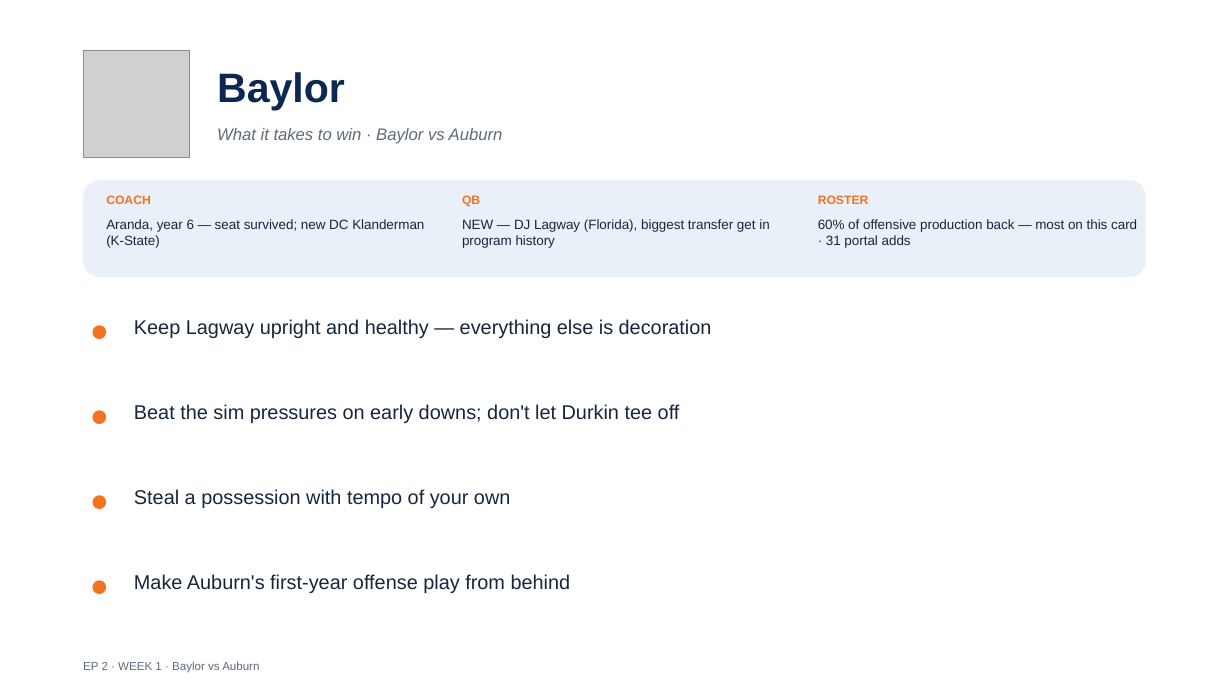
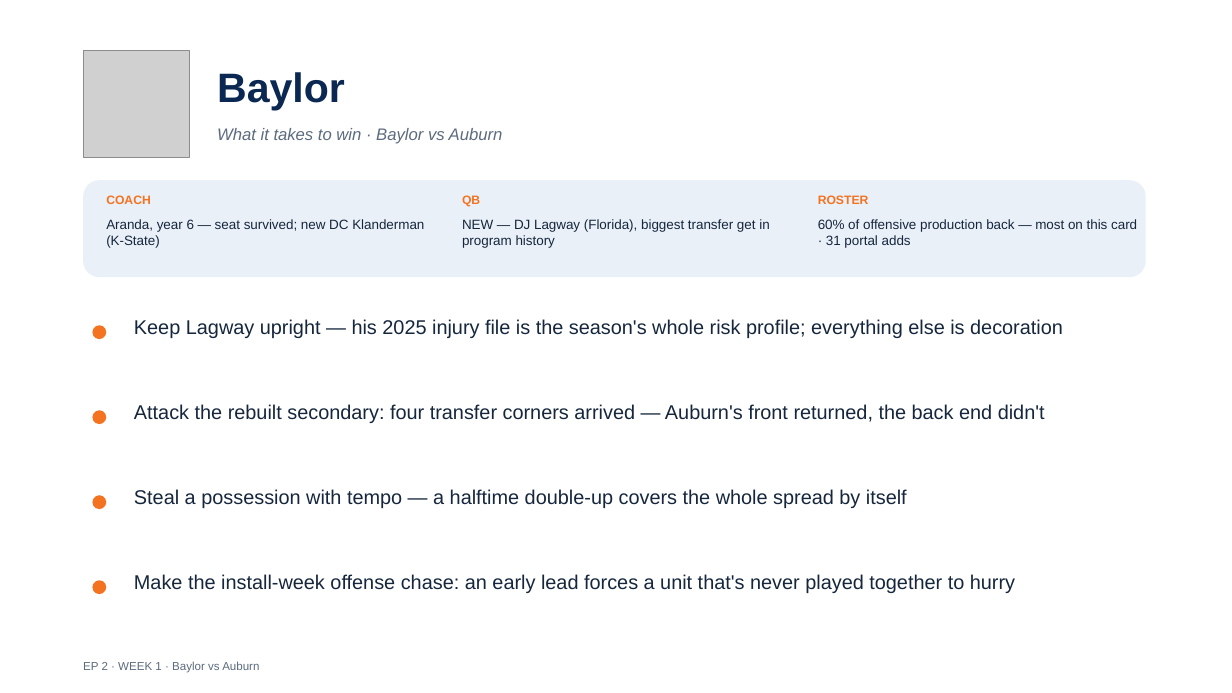
Before and after one commit to lucasalvarezflorida-lab/ncaa-fbs-analytics, a slide deck: slide 4 of decks/2026_Week1_Episode2.pptx. Drawn at 1232x693 pixels with LibreOffice and Linux fonts; fonts in the diff are those of the drawing; grey boxes stand for pictures. Boxes give left, top, right and bottom in pixels: in the first picture for what was removed or moved away, otherwise in the second. Text is boxed around its words. In the diff, an @@ line names an element or a change of style, - is before the commit and + after.

```diff
--- a/decks/2026_Week1_Episode2.pptx
+++ b/decks/2026_Week1_Episode2.pptx
@@ text at (134,319,1063,338): text changed @@
-Keep Lagway upright and healthy — everything else is decoration
+Keep Lagway upright — his 2025 injury file is the season's whole risk profile; everything else is decoration
@@ text at (134,404,1045,423): text changed @@
-Beat the sim pressures on early downs; don't let Durkin tee off
+Attack the rebuilt secondary: four transfer corners arrived — Auburn's front returned, the back end didn't
@@ text at (134,489,907,508): text changed @@
-Steal a possession with tempo of your own
+Steal a possession with tempo — a halftime double-up covers the whole spread by itself
@@ text at (134,574,1015,593): text changed @@
-Make Auburn's first-year offense play from behind
+Make the install-week offense chase: an early lead forces a unit that's never played together to hurry
```
Also in this commit, not shown: 11 other slides changed, 1 other file.
